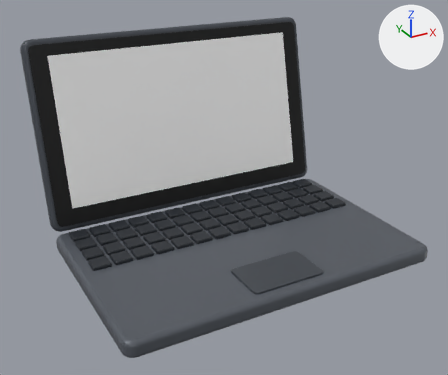
The glTF model assets/3d/models/laptop.glb: old version first, new version second.
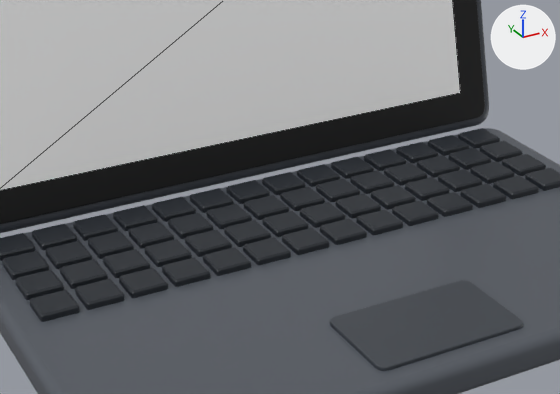
The first picture shows the older version from a 50 mm lens placed at (-0.487, -0.85, 0.551), pointed at (-0.016, 0.007, 0.123). The close-ups show the older and then the newer version on the part from 17% to 76% of the width and 31% to 81% of the height of that picture. Only the edits that show in the close-ups are written down. Arrows for +X, +Y and +Z are at upper right; the lights stay in place. The close-ups show mesh edges as thin lines.

The first close-up shows 'Bezel', 'Deck', 'Key', 'Lid', 'Pad', 'Screen'.
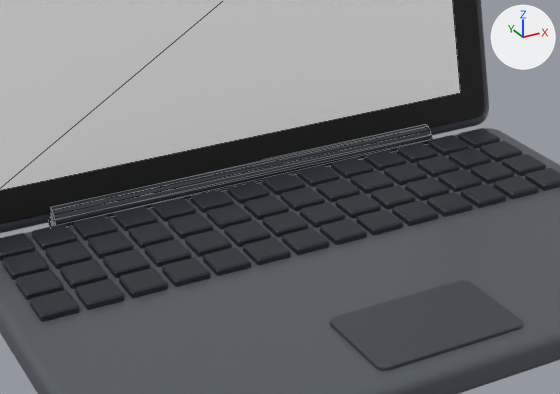
The edits, one by one:
Material 'Hinge' (mat_hinge) is new.
Its base color is (0.0423, 0.0497, 0.0612) (dark grey #3a3f46).
Its metallic is 0.3.
Its roughness is 0.35.
Mesh me_hinge is new.
It has 34 vertices, 64 faces and spans x -0.196..0.196, y 0.148..0.172, z 0.02..0.044.
It uses material mat_hinge (dark grey #3a3f46).
Object 'Hinge' (ob_hinge) is new; it shows me_hinge.
Its location is (0.0, 0.0, 0.0).

What differs and where, as boxes (x1, y1, x2, y2) in the close-ups (560 x 394 px):
'Hinge', added: after (49, 124, 432, 227)
'Lid', unchanged, covered by the edit: (0, 0, 489, 233) in both
